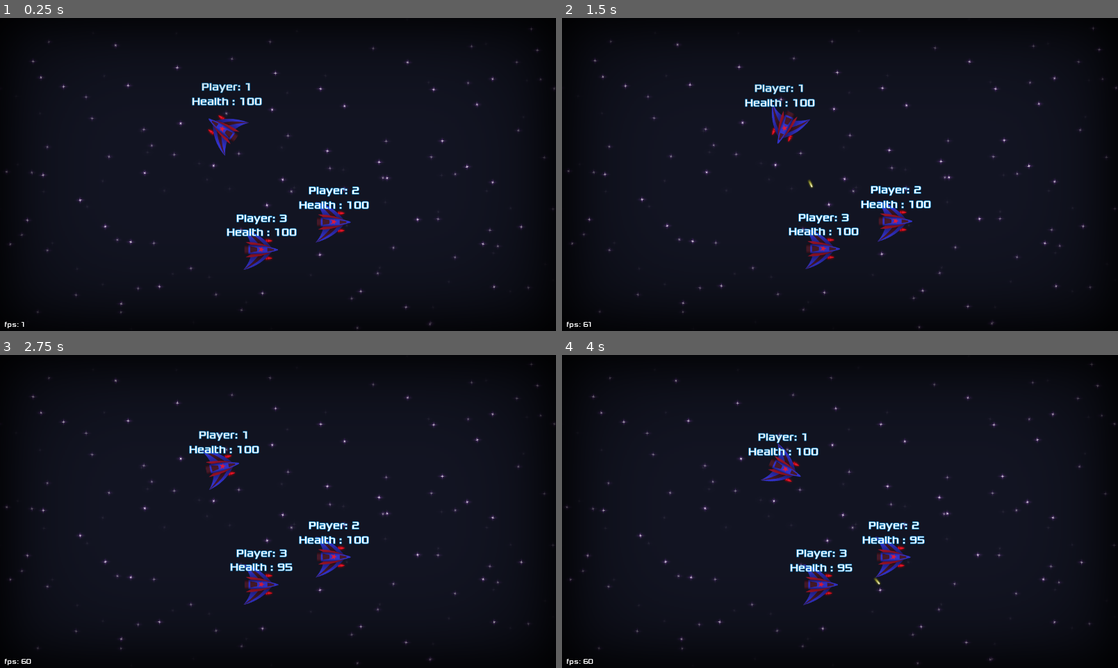
Above: before the commit, frames 1-4 (two rows, left to right).
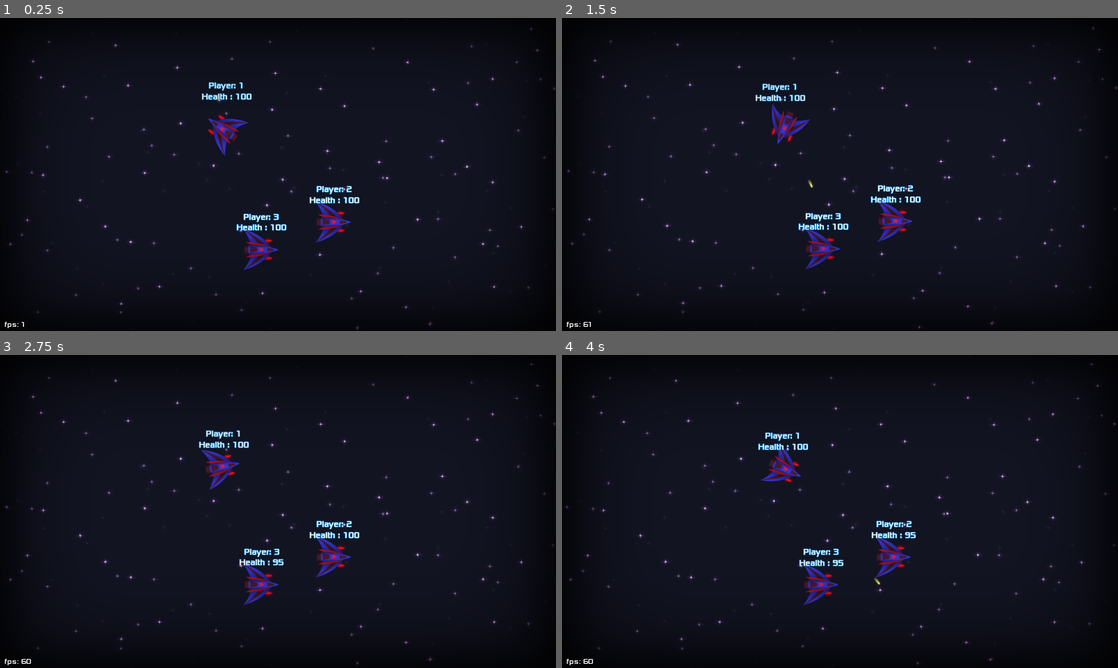
Above: after the commit, the same moments.

Repository: Najim-SD/Moon-Guardian
Game: Godot game, scene res://Scenes/Level.tscn
The game is run twice, just before and just after one commit, with the same random seed, the same clock (stepped at 60 frames per second) and the same inputs.
Inputs (mouse positions are in pixels of both pictures, inside the frame that each line leads up to):
- Up to frame 1 (0.25 s): no input
- Up to frame 2 (1.5 s): move the mouse to (962, 158) at 0.52 s; click (962, 158) at 0.6 s; move the mouse to (728, 190) at 1.27 s; right-click (728, 190) at 1.35 s
- Up to frame 3 (2.75 s): click (166, 527) at 1.55 s; move the mouse to (333, 442) at 2.02 s; click (333, 442) at 2.1 s
- Up to frame 4 (4 s): move the mouse to (812, 574) at 2.77 s; click (812, 574) at 2.85 s; move the mouse to (1006, 558) at 3.52 s; right-click (1006, 558) at 3.6 s; click (1006, 558) at 3.8 s

The runs differ from the first frame. In frame 1, 1.5% of the frame differs, in the area x 34-67%, y 20-70%; in frame 2, 1.5%; in frame 3, 1.5%; in frame 4, 1.5%.

Commit message:
Fire Jet Starting/Ending

Diff:
--- a/Scenes/Spaceship.tscn
+++ b/Scenes/Spaceship.tscn
@@ -40,12 +40,34 @@
 [ext_resource path="res://Art/Ship Explosion/Explosion 03.png" type="Texture" id=38]
 [ext_resource path="res://Art/Ship Explosion/Explosion 11.png" type="Texture" id=39]
 [ext_resource path="res://Art/Ship Explosion/Explosion 02.png" type="Texture" id=40]
+[ext_resource path="res://Art/JetFlame Start/JetFlame Start 12.png" type="Texture" id=41]
+[ext_resource path="res://Art/JetFlame Start/JetFlame Start 13.png" type="Texture" id=42]
+[ext_resource path="res://Art/JetFlame Start/JetFlame Start 10.png" type="Texture" id=43]
+[ext_resource path="res://Art/JetFlame Start/JetFlame Start 11.png" type="Texture" id=44]
+[ext_resource path="res://Art/JetFlame Start/JetFlame Start 05.png" type="Texture" id=45]
+[ext_resource path="res://Art/JetFlame Start/JetFlame Start 16.png" type="Texture" id=46]
+[ext_resource path="res://Art/JetFlame Start/JetFlame Start 01.png" type="Texture" id=47]
+[ext_resource path="res://Art/JetFlame Start/JetFlame Start 06.png" type="Texture" id=48]
+[ext_resource path="res://Art/JetFlame Start/JetFlame Start 02.png" type="Texture" id=49]
+[ext_resource path="res://Art/JetFlame Start/JetFlame Start 07.png" type="Texture" id=50]
+[ext_resource path="res://Art/JetFlame Start/JetFlame Start 09.png" type="Texture" id=51]
+[ext_resource path="res://Art/JetFlame Start/JetFlame Start 14.png" type="Texture" id=52]
+[ext_resource path="res://Art/JetFlame Start/JetFlame Start 04.png" type="Texture" id=53]
+[ext_resource path="res://Art/JetFlame Start/JetFlame Start 15.png" type="Texture" id=54]
+[ext_resource path="res://Art/JetFlame Start/JetFlame Start 03.png" type="Texture" id=55]
+[ext_resource path="res://Art/JetFlame Start/JetFlame Start 08.png" type="Texture" id=56]
+[ext_resource path="res://Art/JetFlame Start/JetFlame Start 17.png" type="Texture" id=57]
 
 [sub_resource type="SpriteFrames" id=1]
 animations = [ {
+"frames": [ ExtResource( 47 ), ExtResource( 49 ), ExtResource( 55 ), ExtResource( 53 ), ExtResource( 45 ), ExtResource( 48 ), ExtResource( 50 ), ExtResource( 56 ), ExtResource( 51 ), ExtResource( 43 ), ExtResource( 44 ), ExtResource( 41 ), ExtResource( 42 ), ExtResource( 52 ), ExtResource( 54 ), ExtResource( 46 ), ExtResource( 57 ) ],
+"loop": false,
+"name": "flameStart",
+"speed": 30.0
+}, {
 "frames": [ ExtResource( 8 ), ExtResource( 17 ), ExtResource( 3 ), ExtResource( 6 ), ExtResource( 9 ), ExtResource( 16 ), ExtResource( 7 ), ExtResource( 10 ), ExtResource( 14 ), ExtResource( 4 ), ExtResource( 13 ), ExtResource( 15 ), ExtResource( 11 ), ExtResource( 12 ), ExtResource( 5 ) ],
 "loop": true,
-"name": "JetFlame",
+"name": "jetFlame",
 "speed": 30.0
 } ]
 
@@ -63,7 +85,7 @@
 } ]
 
 [sub_resource type="DynamicFont" id=2]
-size = 24
+size = 18
 outline_size = 1
 outline_color = Color( 0.113725, 0.678431, 1, 1 )
 font_data = ExtResource( 18 )
@@ -76,21 +98,13 @@
 position = Vector2( -76.3765, -1.57491 )
 rotation = 1.5708
 frames = SubResource( 1 )
-animation = "JetFlame"
-frame = 12
-playing = true
+animation = "jetFlame"
 
 [node name="Missile1" parent="." instance=ExtResource( 19 )]
 position = Vector2( 10, 20 )
 
 [node name="Missile2" parent="." instance=ExtResource( 19 )]
 position = Vector2( 10, -20 )
-
-[node name="Spaceship" type="Sprite" parent="."]
-visible = false
-position = Vector2( -2.4739, 0.0177069 )
-rotation = 1.5708
-texture = ExtResource( 1 )
 
 [node name="AnimatedSprite" type="AnimatedSprite" parent="."]
 position = Vector2( -1, 0.5 )
@@ -138,5 +152,6 @@
 [node name="AudioStreamPlayer2D" type="AudioStreamPlayer2D" parent="."]
 stream = ExtResource( 20 )
 volume_db = -20.0
+[connection signal="animation_finished" from="JetFlame" to="." method="_on_JetFlame_animation_finished"]
 [connection signal="animation_finished" from="AnimatedSprite" to="." method="_on_AnimatedSprite_animation_finished"]
 [connection signal="body_entered" from="Area2D" to="." method="_on_Area2D_body_entered"]
--- a/Scripts/Spaceship.gd
+++ b/Scripts/Spaceship.gd
@@ -55,9 +55,12 @@
 	if isPressed("move"):
 		power = min(accelration/2 + power, maxSpeed)
 		velocity = vectorLerp(velocity, (direction * power), 0.1)
-		get_node("JetFlame").show()
+		if isJustPressed("move"):
+			$JetFlame.play("flameStart")
+			$JetFlame.show()
 	else:
-		get_node("JetFlame").hide()
+		if isJustReleased("move"):
+			$JetFlame.play("flameStart", true)
 		power = lerp(power, 0, friction)
 		velocity = vecFriction(velocity)
 
@@ -97,6 +100,25 @@
 		return true
 	else: return false
 
+func isJustPressed(key:String):
+	if useJoyStick == false:
+		if key == "move" and getDist(get_global_mouse_position(), position) < 70: return false
+		if Input.is_action_just_pressed(key):
+			return true
+		else : return false
+	if Input.is_action_just_pressed(key+String(controlDevice)):
+		return true
+	else: return false
+
+func isJustReleased(key:String):
+	if useJoyStick == false:
+		if key == "move" and getDist(get_global_mouse_position(), position) < 70: return false
+		if Input.is_action_just_released(key):
+			return true
+		else : return false
+	if Input.is_action_just_released(key+String(controlDevice)):
+		return true
+	else: return false
 
 func fire():
 	var bulletInstance = bulletScene.instance()
@@ -161,3 +183,11 @@
 	if $AnimatedSprite.animation == "explosion":
 		queue_free()
 	pass # Replace with function body.
+
+
+func _on_JetFlame_animation_finished():
+	if $JetFlame.animation == "flameStart":
+		$JetFlame.play("jetFlame")
+		if not isPressed("move"):
+			$JetFlame.hide()
+	pass # Replace with function body.
Binary file added: Art/JetFlame Start/JetFlame Start 01.png
Not shown, added: Art/JetFlame Start/JetFlame Start 01.png.import
Binary file added: Art/JetFlame Start/JetFlame Start 02.png
Not shown, added: Art/JetFlame Start/JetFlame Start 02.png.import
Binary file added: Art/JetFlame Start/JetFlame Start 03.png
Not shown, added: Art/JetFlame Start/JetFlame Start 03.png.import
Binary file added: Art/JetFlame Start/JetFlame Start 04.png
Not shown, added: Art/JetFlame Start/JetFlame Start 04.png.import
Binary file added: Art/JetFlame Start/JetFlame Start 05.png
Not shown, added: Art/JetFlame Start/JetFlame Start 05.png.import
Binary file added: Art/JetFlame Start/JetFlame Start 06.png
Not shown, added: Art/JetFlame Start/JetFlame Start 06.png.import
(and 23 more such lines)
